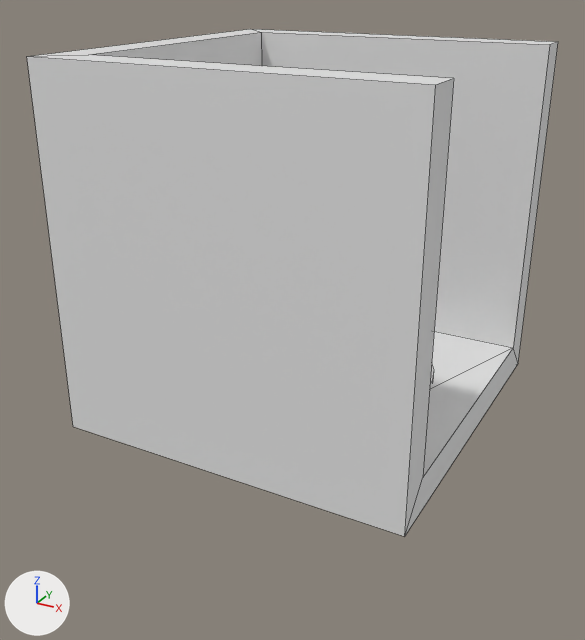
The Blender file modelsrc/starter/end.blend as it was, and as the next commit left it.
Rendered twice from a 50 mm lens placed at (2.0, -3.88, 1.4), pointed at (-0.1, -0.05, -0.52). Arrows for +X, +Y and +Z are at lower left; the lights stay in place. Mesh edges are drawn as thin lines.
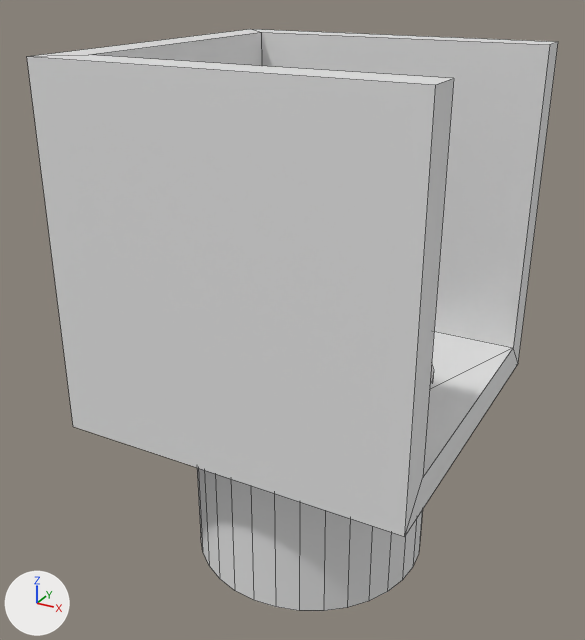
Changed parts and their boxes (x1, y1, x2, y2) in the pictures (585 x 640 px):
'Cube', reshaped (15% taller)
    before: (27, 29, 558, 536)
    after: (27, 29, 558, 611)
part 1 of me_cube_001, built on
    after: (197, 468, 423, 611)

Diff of the bpy script that builds the scene:
```diff
--- a/modelsrc/starter/end.blend.py
+++ b/modelsrc/starter/end.blend.py
@@ me_cube_001 @@
 # used by ob_cube; location = (0.0, 0.0, 0.0)
-me_cube_001.from_pydata(...)  # 112 vertices, 50 faces, 2 loose edges; spans x -1.0..1.0, y -1.0..1.0, z -1.0..1.0
+me_cube_001.from_pydata(...)  # 144 vertices, 81 faces, 2 loose edges; spans x -1.0..1.0, y -1.0..1.0, z -2.05..1.0
+# me_cube_001 part 1
+# 2 faces are deleted
+# 1 vertex is added at (-0.66, 0.27, -2.05)
+# 31 new vertices lie (0.0, 0.0, -1.04) away from vertices in x -0.72..0.72, y -0.72..0.72, z -1.0
+# 33 new faces join them
```
